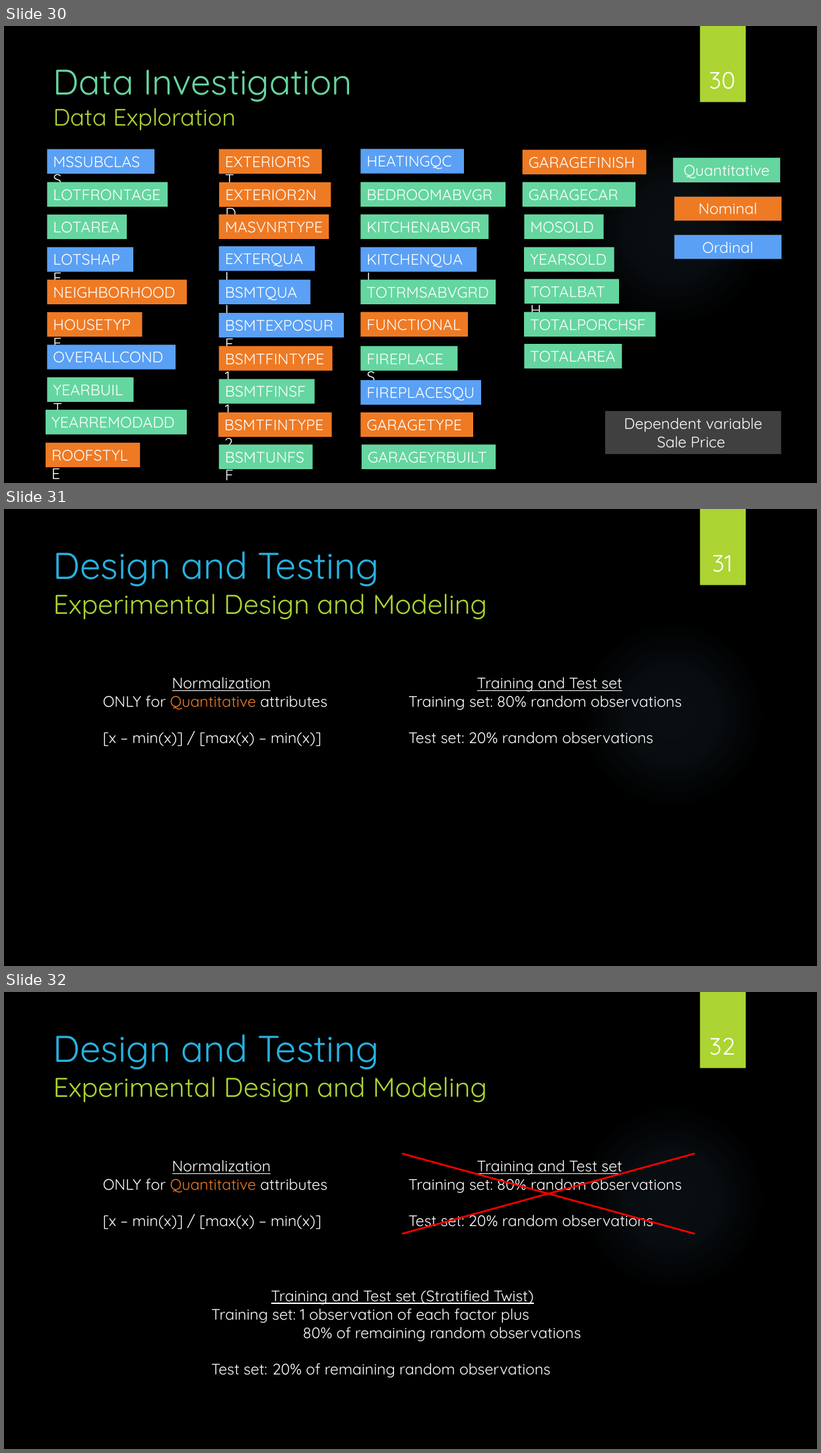
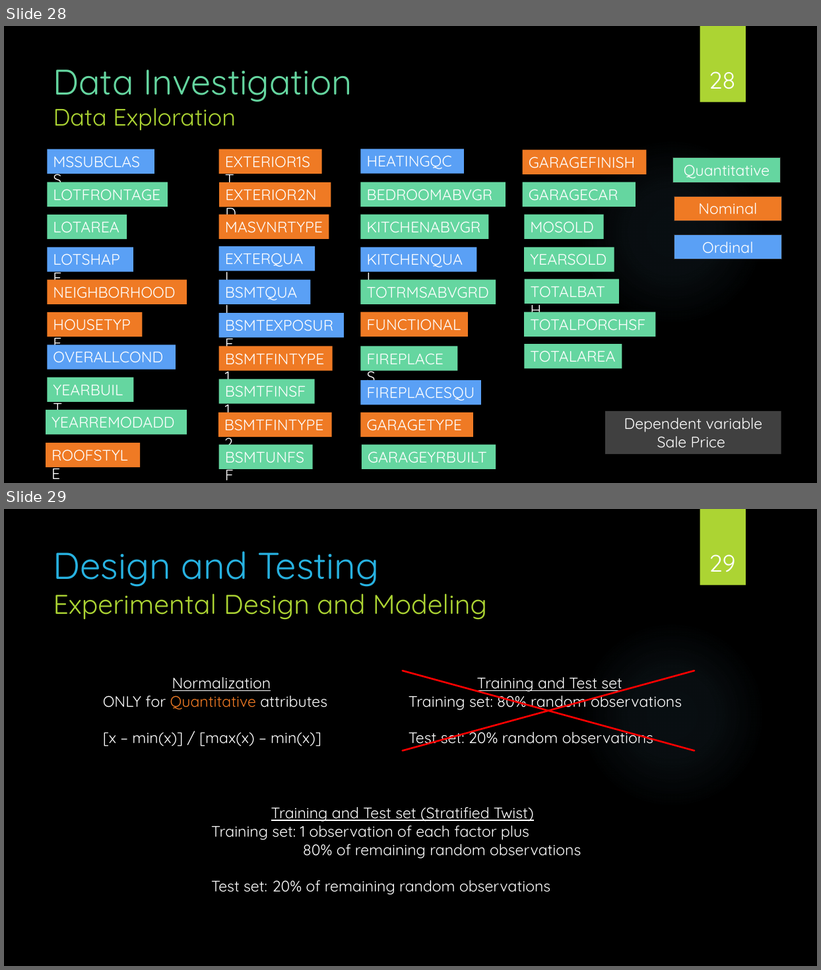
Before and after one commit to AbdullahArshad94/HousingData, a slide deck: endyearproject.pptx. Shown one above the other, each under a label of ours: slides 30, 31 and 32 before the commit, slides 28 and 29 after it. The pictures are 821x1453 and 821x970 pixels, drawn with LibreOffice and Linux fonts; fonts in the diff are those of the drawing; background and template pictures are left out. Boxes give left, top, right and bottom in pixels: in the first picture for what was removed or moved away, otherwise in the second. Text is boxed around its words. In the diff, an @@ line names an element or a change of style, - is before the commit and + after.

```diff
--- a/endyearproject.pptx
+++ b/endyearproject.pptx
@@ slide 31 removed at bbox=[4, 509, 817, 966], background picture (left out); not listed: 2 template elements that a slide beside it also shows @@
@@ title removed at bbox=[54, 551, 487, 620] @@
-Design and Testing
-Experimental Design and Modeling
@@ page number removed at bbox=[712, 555, 733, 572] @@
-31
@@ text removed at bbox=[103, 677, 327, 747] @@
-Normalization
-ONLY for Quantitative attributes
-[x – min(x)] / [max(x) – min(x)]
@@ text removed at bbox=[409, 677, 682, 744] @@
-Training and Test set
-Training set: 80% random observations
-Test set: 20% random observations
@@ what was slide 30 is now slide 28 @@
@@ page number at bbox=[709, 72, 736, 89]: text changed @@
-30
+28
@@ what was slide 32 is now slide 29 @@
@@ page number at bbox=[709, 555, 735, 572]: text changed @@
-32
+29
```
Also in this commit, not shown: 2 other slides removed, 2 other files.
